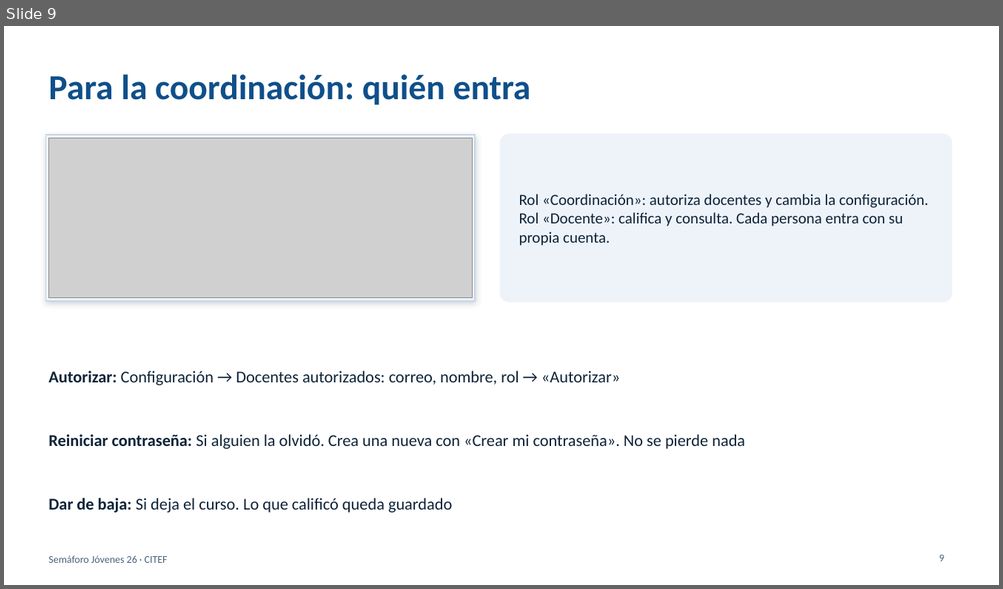
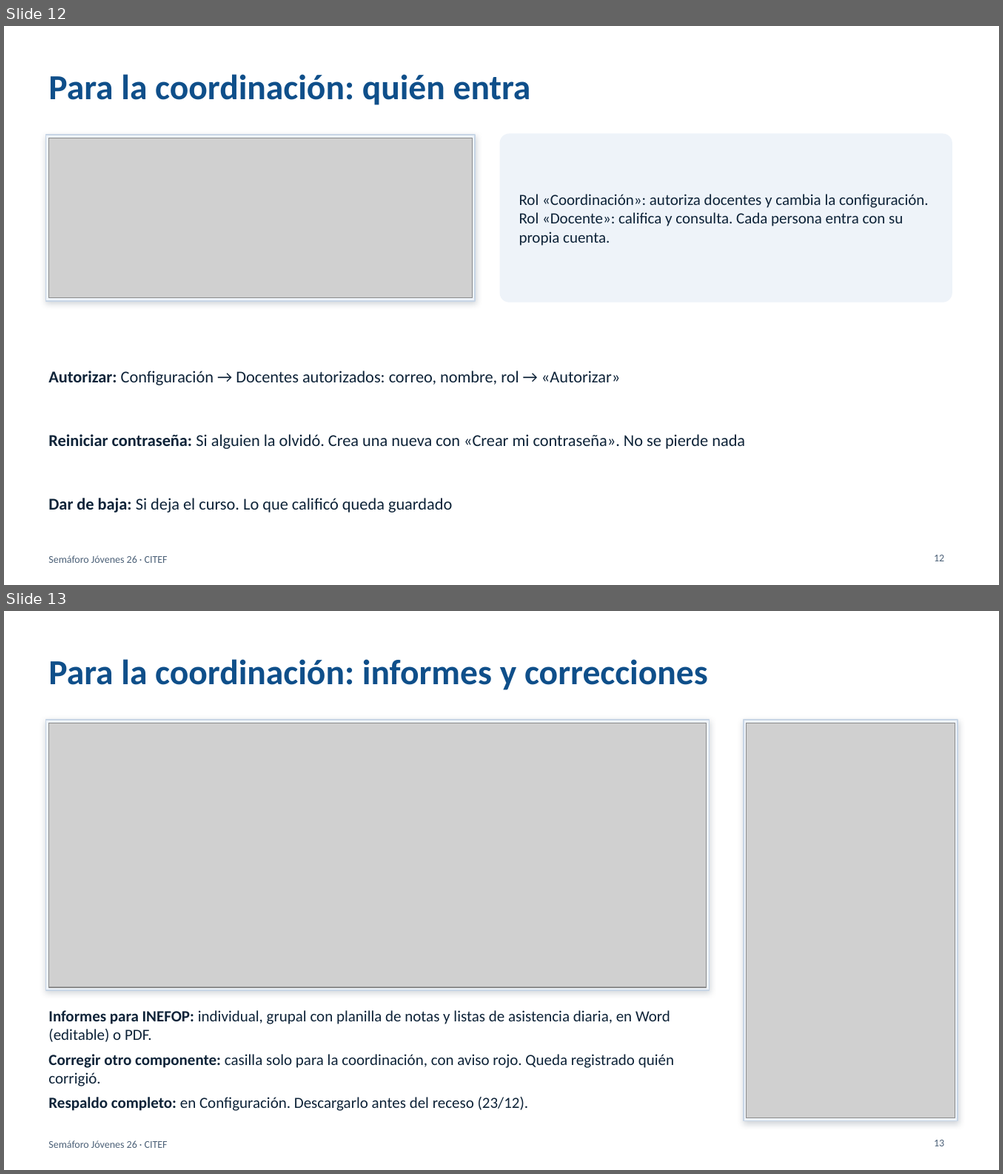
Before and after one commit to marcelosanchezempresa-eng/desafio-ted, a slide deck: jovenes26-citef/Presentacion-Semaforo-Jovenes26.pptx. Shown one above the other, each under a label of ours: slide 9 before the commit, slides 12 and 13 after it. The pictures are 1003x589 and 1003x1174 pixels, drawn with LibreOffice and Linux fonts; fonts in the diff are those of the drawing; grey boxes stand for pictures. Boxes give left, top, right and bottom in pixels: in the first picture for what was removed or moved away, otherwise in the second. Text is boxed around its words. In the diff, an @@ line names an element or a change of style, - is before the commit and + after.

```diff
--- a/jovenes26-citef/Presentacion-Semaforo-Jovenes26.pptx
+++ b/jovenes26-citef/Presentacion-Semaforo-Jovenes26.pptx
@@ slide 13 added at <box>4,611,999,1170</box>, background #FFFFFF; not listed: 1 template element that a slide beside it also shows @@
@@ title added at <box>48,659,708,690</box>, 34 pt, text #0F4F8A, bold @@
+Para la coordinación: informes y correcciones
@@ rectangle added at <box>45,720,709,991</box>, fill #EEF3F9, outline #C8D6E6 1 pt @@
@@ rectangle added at <box>743,720,958,1122</box>, fill #EEF3F9, outline #C8D6E6 1 pt @@
@@ picture added at <box>48,723,706,988</box> @@
@@ picture added at <box>746,723,955,1119</box> @@
@@ text added at <box>48,1011,674,1111</box>, 15 pt, text #0E2338 @@
+Informes para INEFOP: individual, grupal con planilla de notas y listas de asistencia diaria, en Word (editable) o PDF.
+Corregir otro componente: casilla solo para la coordinación, con aviso rojo. Queda registrado quién corrigió.
+Respaldo completo: en Configuración. Descargarlo antes del receso (23/12).
@@ page number added at <box>933,1140,944,1147</box>, 10 pt, text #4C6178 @@
+13
@@ what was slide 9 is now slide 12 @@
@@ page number at <box>933,555,944,562</box>: text changed @@
-9
+12
```
Also in this commit, not shown: 3 slides changed, 3 other slides added, 8 other files.
